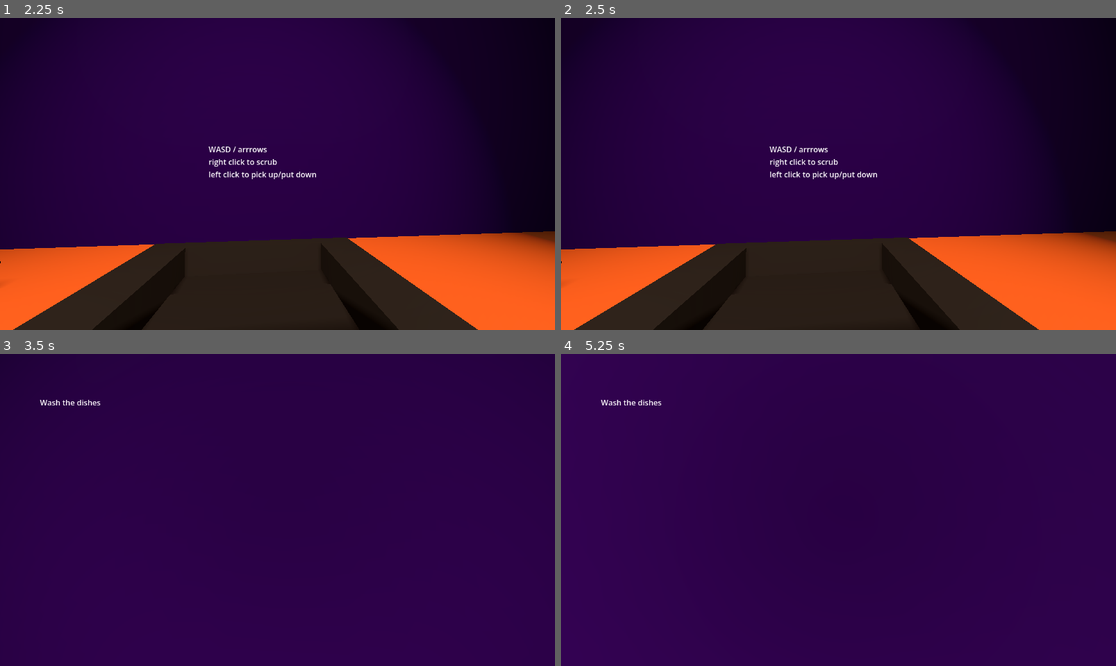
Above: before the commit, frames 1-4 (two rows, left to right).
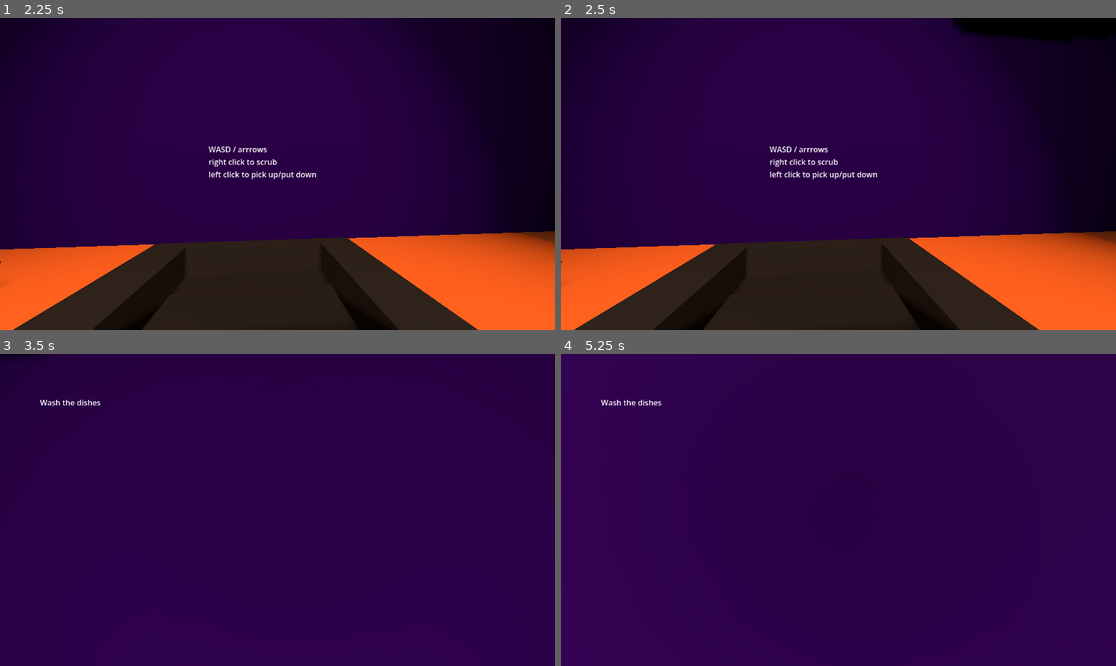
Above: after the commit, the same moments.

Repository: AKM372/STAR-Scholars-Project-2026
Game: Godot game, scene res://world.tscn
The game is run twice, just before and just after one commit, with the same random seed, the same clock (stepped at 60 frames per second) and the same inputs. Sound files missing from this copy of the repository are replaced by a short silence.
Inputs (mouse positions are in pixels of both pictures, inside the frame that each line leads up to):
- Up to frame 1 (2.25 s): tap Enter at 0.5, 1.25, 2 s; move the mouse to (305, 174) at 0.52 s; press the mouse at (305, 174) at 0.53 s; hold Up (forward) from 0.53 s (still down); tap Space (jump) at 0.77, 1.52 s; move the mouse to (249, 174) at 1.27 s; release the mouse at (249, 174) at 1.28 s; right-click (249, 174) at 1.35 s; move the mouse to (288, 167) at 2.02 s; hold T (testing) from 2.03 s (still down)
- Up to frame 2 (2.5 s): keep holding Up (forward); keep holding T (testing)
- Up to frame 3 (3.5 s): keep holding Up (forward); tap Enter at 2.75 s; move the mouse to (271, 516) at 2.77 s; release T (testing) at 2.78 s; tap F (throw) at 2.85 s; tap Space (jump) at 3.02 s
- Up to frame 4 (5.25 s): keep holding Up (forward); move the mouse to (877, 513) at 3.52 s; press the mouse at (877, 513) at 3.53 s; tap Space (jump) at 3.77, 4.52 s; move the mouse to (794, 506) at 4.27 s; release the mouse at (794, 506) at 4.28 s; right-click (794, 506) at 4.35 s; tap R (reset) at 5 s; move the mouse to (844, 510) at 5.02 s; hold T (testing) from 5.03 s (still down)

Frame 1 is identical in both runs. In frame 2, 1.5% of the frame differs, in the area x 70-97%, y 0-8%; in frame 3, less than 0.1%; in frame 4, less than 0.1%.

Commit message:
Updated plate rain
Updated plate rain to have random spawn points instead of preset ones. I hope this makes the game feel more randomized and shocking

Diff:
--- a/world.gd
+++ b/world.gd
@@ -8,7 +8,7 @@
 var plates_cleaned := 0
 @onready var instructions: Label = $CanvasLayer/Instructions
 @onready var label: Label = $CanvasLayer/Label
-
+var rain_active := false
 
 
 func _ready() -> void:
@@ -40,14 +40,29 @@
 		new_plate.cleaned.connect(_on_plate_cleaned)
 
 func _plate_rain():
-	print(rain_spawn_points)
-	for point in rain_spawn_points:
+	var rain_area_min := Vector2(-5, -5)
+	var rain_area_max := Vector2(5, 5)
+
+	if rain_active:
+		return
+	rain_active = true
+	var duration := 5.0
+	var interval := 0.3
+	var elapsed := 0.0
+
+	while elapsed < duration:
 		var new_plate = plate.instantiate()
 		add_child(new_plate)
 		new_plate.add_to_group("dish")
-		new_plate.global_position = point.global_position
+		var rand_x = randf_range(rain_area_min.x, rain_area_max.x)
+		var rand_z = randf_range(rain_area_min.y, rain_area_max.y)
+		new_plate.global_position = Vector3(rand_x, 4, rand_z)
 		new_plate.cleaned.connect(_on_plate_cleaned)
-		print('rain_spawn_point')
+
+		await get_tree().create_timer(interval).timeout
+		elapsed += interval
+
+	rain_active = false
 
 func _input(event: InputEvent) -> void:
 	if event.is_action_pressed("reset"):
